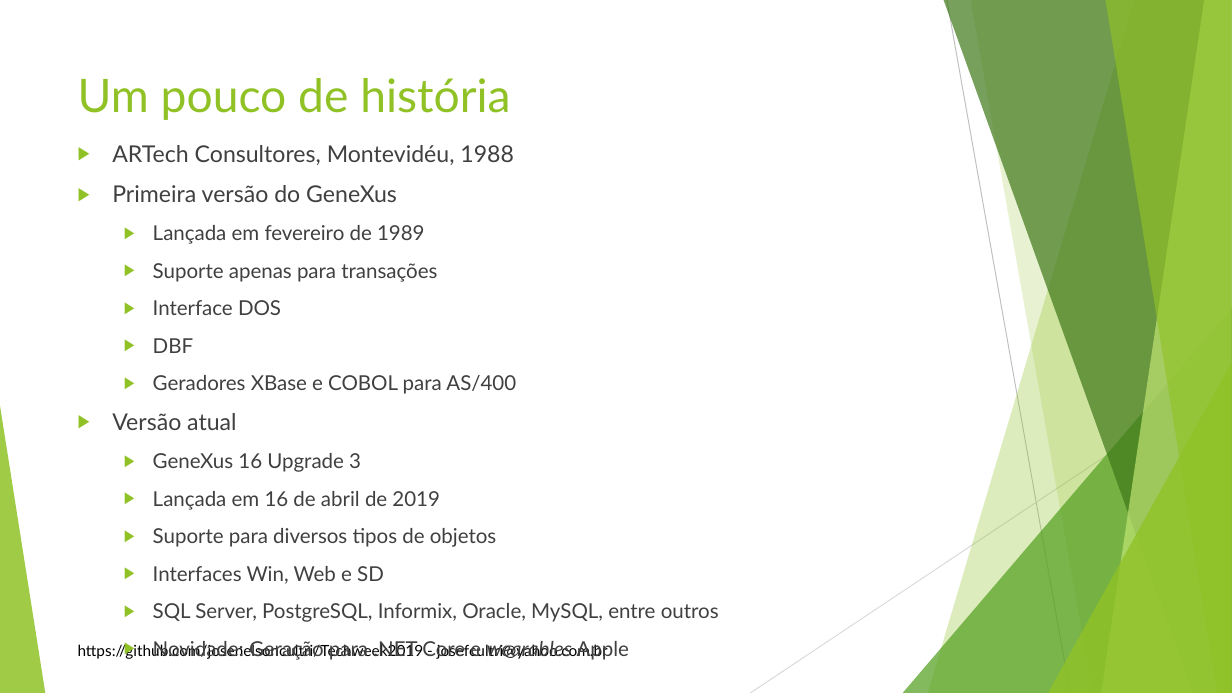
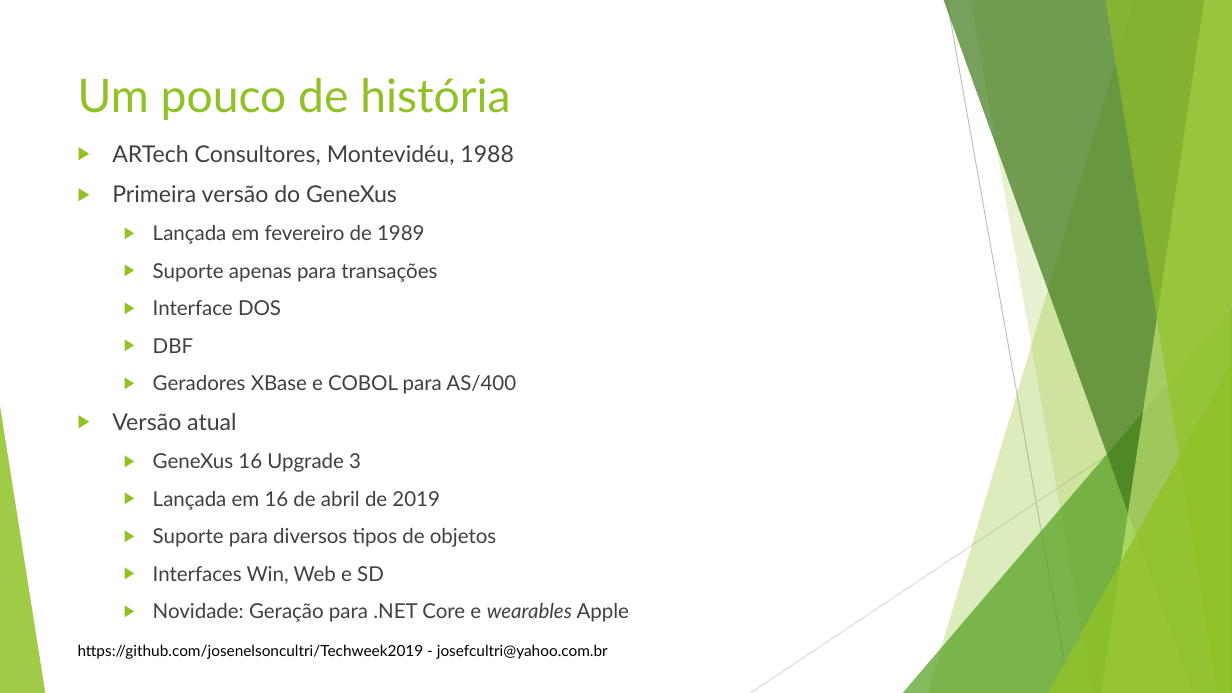
Before and after one commit to josenelsoncultri/Techweek2019, a slide deck: slide 3 of Techweek2019.pptx. Drawn at 1232x693 pixels with LibreOffice and Linux fonts; fonts in the diff are those of the drawing; background and template pictures are left out. Boxes give left, top, right and bottom in pixels: in the first picture for what was removed or moved away, otherwise in the second. Text is boxed around its words. In the diff, an @@ line names an element or a change of style, - is before the commit and + after.

```diff
--- a/Techweek2019.pptx
+++ b/Techweek2019.pptx
@@ text at (153, 603, 719, 622): paragraph removed @@
-  ▶ SQL Server, PostgreSQL, Informix, Oracle, MySQL, entre outros
```
Also in this commit, not shown: 1 other slide changed, 1 slide added, 1 slide removed, 1 other file.
